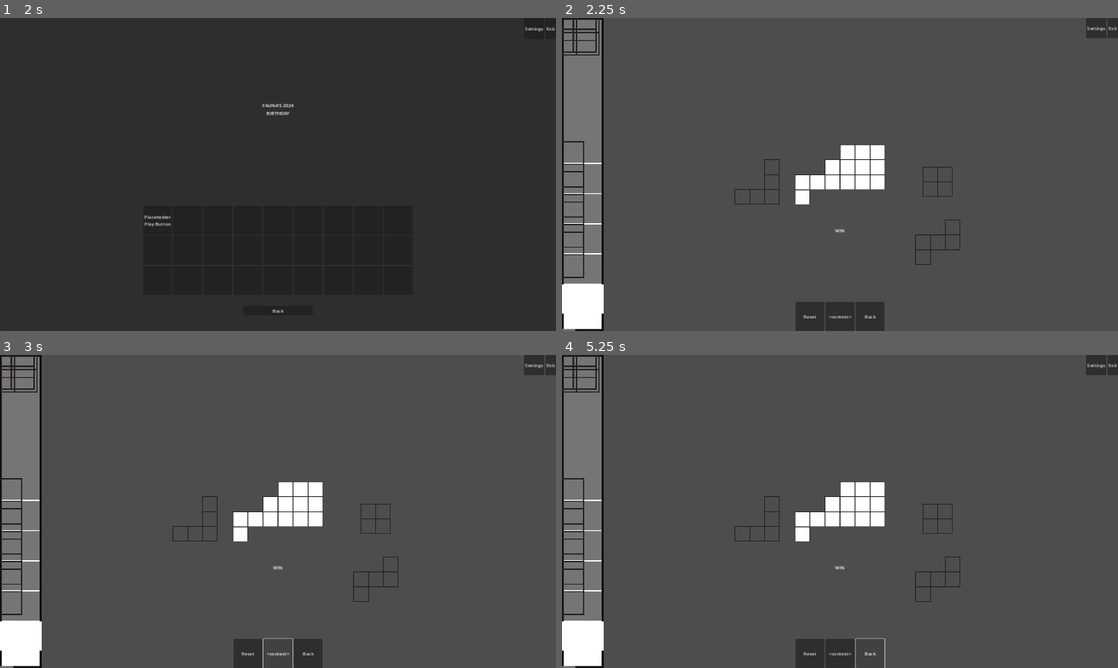
Above: before the commit, frames 1-4 (two rows, left to right).
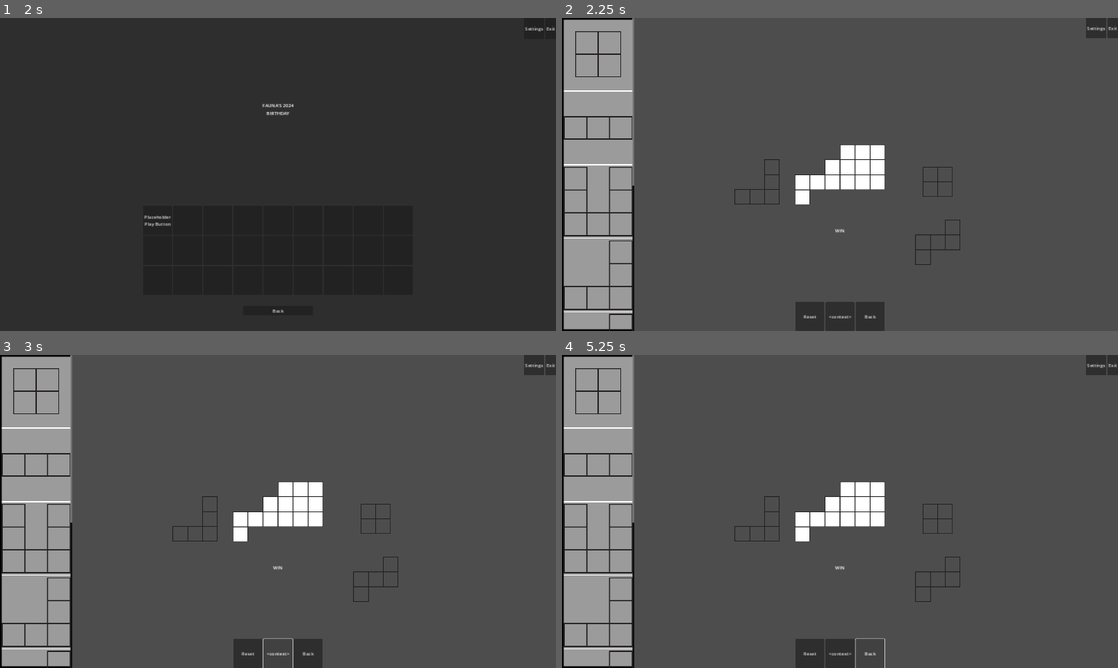
Above: after the commit, the same moments.

Repository: Saplings-Projects/Birthday-2024
Game: Godot game, scene res://MainScenes/main_menu.tscn
Two runs of this game, one before a commit and one after it. Both use one fixed random seed, a clock stepped at 60 frames per second and the inputs below.
Inputs:
- Up to frame 1 (2 s): click "Play" at 0.5 s; click "Campaign Levels" at 1.25 s
- Up to frame 2 (2.25 s): click "Placeholder Play Button" at 2 s
- Up to frame 3 (3 s): click "<context>" at 2.75 s
- Up to frame 4 (5.25 s): click "<context>" at 3.5 s; click "<context>" at 4.25 s; click "Back" at 5 s

Frame 1 is identical in both runs. In frame 2, 12% of the frame differs, in the area x 0-13%, y 0-100%; in frame 3, 12%; in frame 4, 12%.

Commit message:
adding scrolling list to level for piece library

Diff:
--- a/Birthday-2024-Project/MainScenes/main_level.tscn
+++ b/Birthday-2024-Project/MainScenes/main_level.tscn
@@ -72,4 +72,28 @@
 [node name="PuzzleUiManager" parent="." node_paths=PackedStringArray("controller") instance=ExtResource("8_40gag")]
 controller = NodePath("../GameManager")
 
+[node name="piece_2" parent="PuzzleUiManager/MainScreen/NinePatchRect/ScrollContainer/BoxContainer/ColorRect" index="0"]
+position = Vector2(125, 125)
+
+[node name="piece_3" parent="PuzzleUiManager/MainScreen/NinePatchRect/ScrollContainer/BoxContainer/ColorRect2" index="0"]
+position = Vector2(125, 125)
+
+[node name="piece_6" parent="PuzzleUiManager/MainScreen/NinePatchRect/ScrollContainer/BoxContainer/ColorRect3" index="0"]
+position = Vector2(125, 125)
+
+[node name="piece_11" parent="PuzzleUiManager/MainScreen/NinePatchRect/ScrollContainer/BoxContainer/ColorRect4" index="0"]
+position = Vector2(125, 125)
+
+[node name="piece_12" parent="PuzzleUiManager/MainScreen/NinePatchRect/ScrollContainer/BoxContainer/ColorRect5" index="0"]
+position = Vector2(125, 125)
+
+[node name="piece_14" parent="PuzzleUiManager/MainScreen/NinePatchRect/ScrollContainer/BoxContainer/ColorRect6" index="0"]
+position = Vector2(125, 125)
+
+[node name="piece_27" parent="PuzzleUiManager/MainScreen/NinePatchRect/ScrollContainer/BoxContainer/ColorRect7" index="0"]
+position = Vector2(125, 125)
+
+[node name="Piece29" parent="PuzzleUiManager/MainScreen/NinePatchRect/ScrollContainer/BoxContainer/ColorRect8" index="0"]
+position = Vector2(125, 125)
+
 [editable path="PuzzleUiManager"]
--- a/Birthday-2024-Project/ScenePrefabs/PuzzleUiManager.tscn
+++ b/Birthday-2024-Project/ScenePrefabs/PuzzleUiManager.tscn
@@ -121,7 +121,7 @@
 layout_mode = 1
 anchors_preset = 9
 anchor_bottom = 1.0
-offset_right = 143.0
+offset_right = 250.0
 grow_vertical = 2
 texture = ExtResource("3_ukui8")
 patch_margin_left = 10
@@ -139,65 +139,71 @@
 
 [node name="BoxContainer" type="BoxContainer" parent="MainScreen/NinePatchRect/ScrollContainer"]
 layout_mode = 2
-size_flags_horizontal = 3
 vertical = true
 
-[node name="Panel" type="Panel" parent="MainScreen/NinePatchRect/ScrollContainer/BoxContainer"]
-custom_minimum_size = Vector2(500, 500)
-layout_mode = 2
-
-[node name="piece_2" parent="MainScreen/NinePatchRect/ScrollContainer/BoxContainer/Panel" instance=ExtResource("4_boyuj")]
-position = Vector2(50, 50)
-
-[node name="Panel2" type="Panel" parent="MainScreen/NinePatchRect/ScrollContainer/BoxContainer"]
-custom_minimum_size = Vector2(100, 100)
-layout_mode = 2
-
-[node name="piece_2" parent="MainScreen/NinePatchRect/ScrollContainer/BoxContainer/Panel2" node_paths=PackedStringArray("fauna_player", "sfx_player") instance=ExtResource("4_boyuj")]
-fauna_player = NodePath("../../Panel/piece_2/FaunaPlayer")
-sfx_player = NodePath("../../Panel/piece_2/SfxPlayer")
-
-[node name="Panel3" type="Panel" parent="MainScreen/NinePatchRect/ScrollContainer/BoxContainer"]
-custom_minimum_size = Vector2(100, 100)
-layout_mode = 2
-
-[node name="piece_2" parent="MainScreen/NinePatchRect/ScrollContainer/BoxContainer/Panel3" node_paths=PackedStringArray("fauna_player", "sfx_player") instance=ExtResource("4_boyuj")]
-fauna_player = NodePath("../../Panel/piece_2/FaunaPlayer")
-sfx_player = NodePath("../../Panel/piece_2/SfxPlayer")
-
-[node name="Panel4" type="Panel" parent="MainScreen/NinePatchRect/ScrollContainer/BoxContainer"]
-custom_minimum_size = Vector2(100, 100)
-layout_mode = 2
-
-[node name="piece_2" parent="MainScreen/NinePatchRect/ScrollContainer/BoxContainer/Panel4" node_paths=PackedStringArray("fauna_player", "sfx_player") instance=ExtResource("4_boyuj")]
-fauna_player = NodePath("../../Panel/piece_2/FaunaPlayer")
-sfx_player = NodePath("../../Panel/piece_2/SfxPlayer")
-
-[node name="Panel5" type="Panel" parent="MainScreen/NinePatchRect/ScrollContainer/BoxContainer"]
-custom_minimum_size = Vector2(100, 100)
-layout_mode = 2
-
-[node name="piece_2" parent="MainScreen/NinePatchRect/ScrollContainer/BoxContainer/Panel5" node_paths=PackedStringArray("fauna_player", "sfx_player") instance=ExtResource("4_boyuj")]
-fauna_player = NodePath("../../Panel/piece_2/FaunaPlayer")
-sfx_player = NodePath("../../Panel/piece_2/SfxPlayer")
-
-[node name="piece_3" parent="MainScreen/NinePatchRect/ScrollContainer/BoxContainer" instance=ExtResource("5_wl48r")]
-
-[node name="piece_6" parent="MainScreen/NinePatchRect/ScrollContainer/BoxContainer" instance=ExtResource("6_l8evx")]
-
-[node name="piece_11" parent="MainScreen/NinePatchRect/ScrollContainer/BoxContainer" instance=ExtResource("7_vr3ym")]
-
-[node name="piece_12" parent="MainScreen/NinePatchRect/ScrollContainer/BoxContainer" instance=ExtResource("8_68pvs")]
-
-[node name="piece_14" parent="MainScreen/NinePatchRect/ScrollContainer/BoxContainer" instance=ExtResource("9_1gh7k")]
-
-[node name="piece_27" parent="MainScreen/NinePatchRect/ScrollContainer/BoxContainer" instance=ExtResource("10_ltrjd")]
-
-[node name="Piece29" parent="MainScreen/NinePatchRect/ScrollContainer/BoxContainer" instance=ExtResource("11_sp1lt")]
-
 [node name="ColorRect" type="ColorRect" parent="MainScreen/NinePatchRect/ScrollContainer/BoxContainer"]
-custom_minimum_size = Vector2(100, 100)
-layout_mode = 2
+custom_minimum_size = Vector2(250, 250)
+layout_mode = 2
+color = Color(0, 0, 0, 0.392157)
+
+[node name="piece_2" parent="MainScreen/NinePatchRect/ScrollContainer/BoxContainer/ColorRect" instance=ExtResource("4_boyuj")]
+position = Vector2(125, 125)
+
+[node name="ColorRect2" type="ColorRect" parent="MainScreen/NinePatchRect/ScrollContainer/BoxContainer"]
+custom_minimum_size = Vector2(250, 250)
+layout_mode = 2
+color = Color(0, 0, 0, 0.392157)
+
+[node name="piece_3" parent="MainScreen/NinePatchRect/ScrollContainer/BoxContainer/ColorRect2" instance=ExtResource("5_wl48r")]
+position = Vector2(125, 125)
+
+[node name="ColorRect3" type="ColorRect" parent="MainScreen/NinePatchRect/ScrollContainer/BoxContainer"]
+custom_minimum_size = Vector2(250, 250)
+layout_mode = 2
+color = Color(0, 0, 0, 0.392157)
+
+[node name="piece_6" parent="MainScreen/NinePatchRect/ScrollContainer/BoxContainer/ColorRect3" instance=ExtResource("6_l8evx")]
+position = Vector2(125, 125)
+
+[node name="ColorRect4" type="ColorRect" parent="MainScreen/NinePatchRect/ScrollContainer/BoxContainer"]
+custom_minimum_size = Vector2(250, 250)
+layout_mode = 2
+color = Color(0, 0, 0, 0.392157)
+
+[node name="piece_11" parent="MainScreen/NinePatchRect/ScrollContainer/BoxContainer/ColorRect4" instance=ExtResource("7_vr3ym")]
+position = Vector2(125, 125)
+
+[node name="ColorRect5" type="ColorRect" parent="MainScreen/NinePatchRect/ScrollContainer/BoxContainer"]
+custom_minimum_size = Vector2(250, 250)
+layout_mode = 2
+color = Color(0, 0, 0, 0.392157)
+
+[node name="piece_12" parent="MainScreen/NinePatchRect/ScrollContainer/BoxContainer/ColorRect5" instance=ExtResource("8_68pvs")]
+position = Vector2(125, 125)
+
+[node name="ColorRect6" type="ColorRect" parent="MainScreen/NinePatchRect/ScrollContainer/BoxContainer"]
+custom_minimum_size = Vector2(250, 250)
+layout_mode = 2
+color = Color(0, 0, 0, 0.392157)
+
+[node name="piece_14" parent="MainScreen/NinePatchRect/ScrollContainer/BoxContainer/ColorRect6" instance=ExtResource("9_1gh7k")]
+position = Vector2(125, 125)
+
+[node name="ColorRect7" type="ColorRect" parent="MainScreen/NinePatchRect/ScrollContainer/BoxContainer"]
+custom_minimum_size = Vector2(250, 250)
+layout_mode = 2
+color = Color(0, 0, 0, 0.392157)
+
+[node name="piece_27" parent="MainScreen/NinePatchRect/ScrollContainer/BoxContainer/ColorRect7" instance=ExtResource("10_ltrjd")]
+position = Vector2(125, 125)
+
+[node name="ColorRect8" type="ColorRect" parent="MainScreen/NinePatchRect/ScrollContainer/BoxContainer"]
+custom_minimum_size = Vector2(250, 250)
+layout_mode = 2
+color = Color(0, 0, 0, 0.392157)
+
+[node name="Piece29" parent="MainScreen/NinePatchRect/ScrollContainer/BoxContainer/ColorRect8" instance=ExtResource("11_sp1lt")]
+position = Vector2(125, 125)
 
 [node name="SettingsWindow" parent="." instance=ExtResource("3_w6dq1")]
 visible = false
